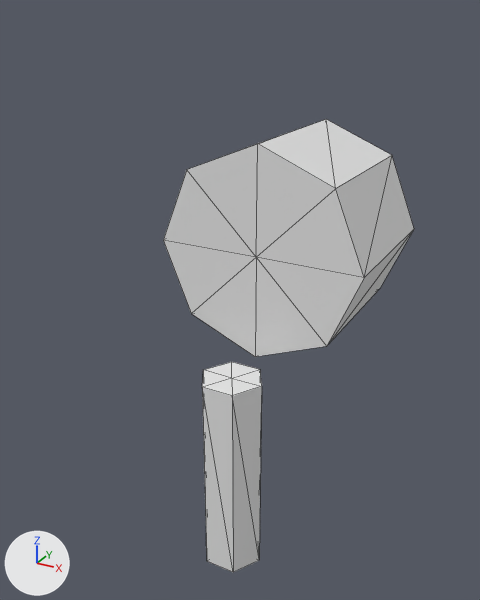
The glTF model project/assets/models/buildings/tower_turret.glb: old version first, new version second.
Camera for both pictures: a camera (50 mm lens) standing at (0.256, -0.57, 0.283) and looking at (-0.001, -0.102, 0.049). The lights are fixed; the arrows at lower left show +X, +Y and +Z. The older version comes first. Mesh edges are drawn as thin lines. Where no turn or scale is listed for an object, it has been applied to the vertices.

In view in the first picture: 'geometry_0'.
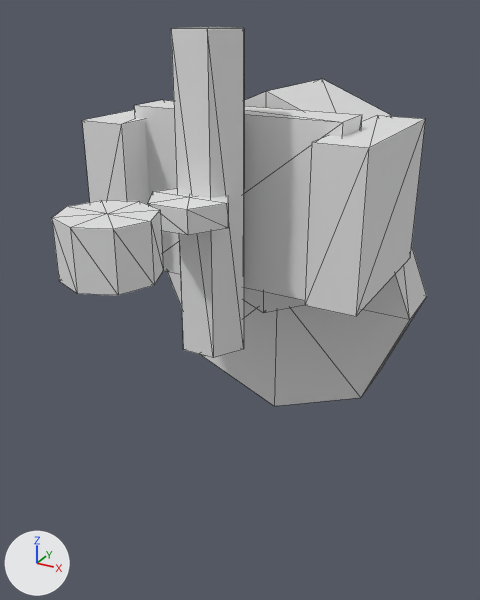
The edits, one by one:
me_geometry_0 is used by ob_geometry_0; location (0.0, 0.0, 0.0).
me_geometry_0 had 32 vertices, 56 faces and spanned x -0.1..0.1, y -0.146..0.075, z -0.22..0.18.
me_geometry_0 now has 120 vertices, 204 faces and spans x -0.13..0.13, y -0.302..0.06, z -0.1..0.27.
me_geometry_0 part 1: a new loose piece, an 8-sided cylinder along y spanning x -0.13..0.13, y -0.03..0.03, z -0.1..0.16.
me_geometry_0 part 2: a new loose piece, an 8-sided cylinder along y spanning x -0.1..0.1, y -0.06..0.06, z 0.02..0.22.
me_geometry_0 part 3: a new loose piece, a 6-sided cylinder along z spanning x -0.028..0.028, y -0.174..-0.126, z 0.03..0.27.
me_geometry_0 part 4: a new loose piece, a 6-sided cylinder along z spanning x -0.032..0.032, y -0.208..-0.152, z 0.141..0.159.
me_geometry_0 part 5: a new loose piece, a box spanning x -0.09..0.09, y -0.12..-0.08, z 0.07..0.21.
me_geometry_0 part 6: a new loose piece, a box spanning x -0.12..-0.08, y -0.15..-0.01, z 0.08..0.2.
me_geometry_0 part 7: a new loose piece, a box spanning x 0.08..0.12, y -0.15..-0.01, z 0.08..0.2.
me_geometry_0 part 8: a new loose piece, an 8-sided cylinder along z spanning x -0.032..0.032, y -0.302..-0.238, z 0.13..0.17.
me_geometry_0 part 9: the loose piece of 18 vertices spanning x -0.1..0.1, y -0.075..0.075, z -0.02..0.18 is deleted.
me_geometry_0 part 10: the loose piece of 14 vertices spanning x -0.03..0.03, y -0.146..-0.094, z -0.22..-0.02 is deleted.
Other edits to the shape of me_geometry_0 do not show in these pictures.

Where the change shows, as pixel boxes (x1, y1, x2, y2) in the pictures (480 x 600 px):
'geometry_0', reshaped (49% wider, 16% shorter): before (163, 119, 414, 572); after (52, 27, 427, 406)
part 1 of me_geometry_0, added: after (167, 248, 427, 406)
part 2 of me_geometry_0, added: after (244, 79, 391, 313)
part 3 of me_geometry_0, added: after (171, 27, 244, 358)
part 4 of me_geometry_0, added: after (148, 188, 228, 235)
part 5 of me_geometry_0, added: after (134, 100, 362, 300)
part 6 of me_geometry_0, added: after (82, 110, 149, 204)
part 7 of me_geometry_0, added: after (305, 115, 425, 316)
part 8 of me_geometry_0, added: after (52, 200, 163, 295)
part 9 of me_geometry_0, deleted: before (163, 119, 414, 357)
part 10 of me_geometry_0, deleted: before (202, 362, 262, 572)
